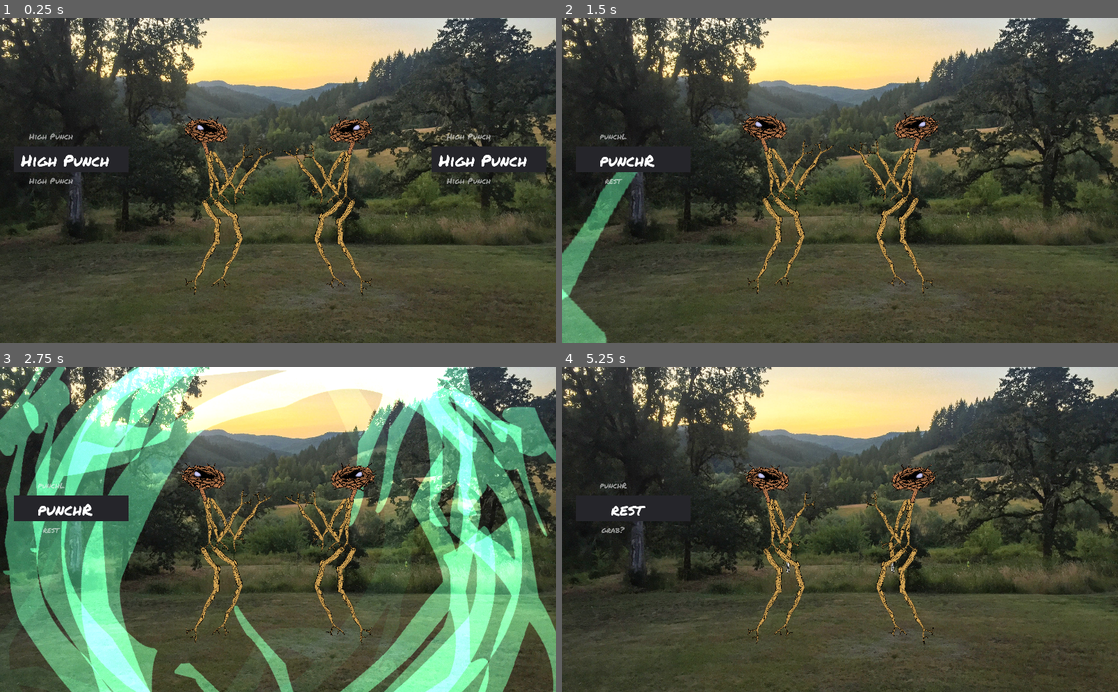
Above: before the commit, frames 1-4 (two rows, left to right).
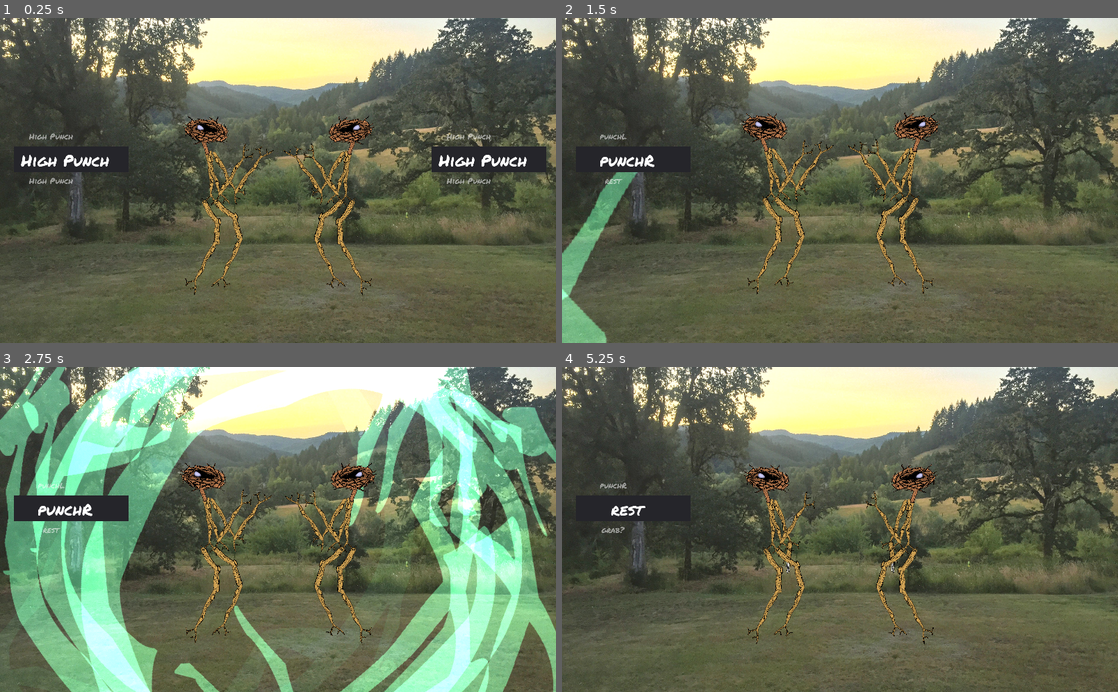
Above: after the commit, the same moments.

Repository: thesage1014/pigsSSJomt
Game: Godot game, scene res://sticky.tscn
Two runs of this game, one before a commit and one after it. Both use one fixed random seed, a clock stepped at 60 frames per second and the inputs below.
Inputs:
- Up to frame 1 (0.25 s): no input
- Up to frame 2 (1.5 s): tap Enter (ui_accept) at 0.5, 0.77 s; tap Left (p1_a) at 0.6 s; tap Up (p1_b) at 1.35 s
- Up to frame 3 (2.75 s): tap Enter (ui_accept) at 1.52 s; tap Down (p1_c) at 2.1 s
- Up to frame 4 (5.25 s): tap A (p2_a) at 2.85 s; tap Enter (ui_accept) at 3.02, 3.77, 4.52 s; tap E (p2_b) at 3.6 s; tap D (p2_c) at 4.35 s; tap Left (p1_a) at 5.1 s

The runs differ from the first frame. In frame 1, 58% of the frame differs, in the area x 0-100%, y 0-100%; in frame 2, 59%; in frame 3, 55%; in frame 4, 59%.

Commit message:
Background
separated bg into three channels to allow for chromatic aberration effect

Diff:
--- /dev/null
+++ b/background.gd
@@ -0,0 +1,15 @@
+extends Control
+
+# Declare member variables here. Examples:
+# var a = 2
+# var b = "text"
+onready var red
+onready var green
+onready var blue
+# Called when the node enters the scene tree for the first time.
+func _ready():
+	pass # Replace with function body.
+
+# Called every frame. 'delta' is the elapsed time since the previous frame.
+#func _process(delta):
+#	pass
--- /dev/null
+++ b/mat_canvas_addmode.tres
@@ -0,0 +1,5 @@
+[gd_resource type="CanvasItemMaterial" format=2]
+
+[resource]
+blend_mode = 1
+light_mode = 1
--- a/sticky.tscn
+++ b/sticky.tscn
@@ -1,10 +1,21 @@
-[gd_scene load_steps=9 format=2]
+[gd_scene load_steps=14 format=2]
 
-[ext_resource path="res://assets/bg.jpg" type="Texture" id=1]
-[ext_resource path="res://scripts/BattleTimer.gd" type="Script" id=2]
-[ext_resource path="res://assets/add.tres" type="Material" id=3]
-[ext_resource path="res://assets/circle.png" type="Texture" id=4]
-[ext_resource path="res://Fighter.tscn" type="PackedScene" id=5]
+[ext_resource path="res://background.gd" type="Script" id=1]
+[ext_resource path="res://mat_canvas_addmode.tres" type="Material" id=2]
+[ext_resource path="res://assets/bg.jpg" type="Texture" id=3]
+[ext_resource path="res://scripts/BattleTimer.gd" type="Script" id=4]
+[ext_resource path="res://assets/add.tres" type="Material" id=5]
+[ext_resource path="res://assets/circle.png" type="Texture" id=6]
+[ext_resource path="res://Fighter.tscn" type="PackedScene" id=7]
+
+[sub_resource type="CanvasItemMaterial" id=4]
+
+[sub_resource type="Gradient" id=5]
+offsets = PoolRealArray( 0, 0.258065, 0.516129, 0.793548, 1 )
+colors = PoolColorArray( 0, 0, 0, 1, 1, 1, 1, 1, 0.989662, 0.989662, 0.989662, 1, 1, 1, 1, 1, 0, 0, 0, 1 )
+
+[sub_resource type="GradientTexture" id=6]
+gradient = SubResource( 5 )
 
 [sub_resource type="DynamicFontData" id=1]
 font_path = "res://assets/AUTUMN.ttf"
@@ -26,17 +37,56 @@
 position = Vector2( 695.063, 493.638 )
 scale = Vector2( 0.5, 0.5 )
 
-[node name="bg" type="TextureRect" parent="."]
-margin_left = -1397.31
+[node name="background" type="Control" parent="."]
+margin_right = 40.0
+margin_bottom = 40.0
+script = ExtResource( 1 )
+
+[node name="bg" type="TextureRect" parent="background"]
+visible = false
+modulate = Color( 1, 1, 1, 0.396078 )
+self_modulate = Color( 1, 1, 1, 0.313726 )
+material = SubResource( 4 )
+margin_left = -1394.59
 margin_top = -1235.09
-margin_right = 663.691
+margin_right = 666.412
 margin_bottom = 310.913
-texture = ExtResource( 1 )
+texture = SubResource( 6 )
+expand = true
+
+[node name="bg_g" type="TextureRect" parent="background"]
+modulate = Color( 0, 1, 0, 1 )
+material = ExtResource( 2 )
+margin_left = -1394.59
+margin_top = -1235.09
+margin_right = 666.412
+margin_bottom = 310.913
+texture = ExtResource( 3 )
+expand = true
+
+[node name="bg_b" type="TextureRect" parent="background"]
+modulate = Color( 0, 0, 1, 1 )
+material = ExtResource( 2 )
+margin_left = -1394.59
+margin_top = -1235.09
+margin_right = 666.412
+margin_bottom = 310.913
+texture = ExtResource( 3 )
+expand = true
+
+[node name="bg_r" type="TextureRect" parent="background"]
+modulate = Color( 1, 0, 0, 1 )
+material = ExtResource( 2 )
+margin_left = -1394.59
+margin_top = -1235.09
+margin_right = 666.412
+margin_bottom = 310.913
+texture = ExtResource( 3 )
 expand = true
 
 [node name="Timer" type="Node2D" parent="."]
 position = Vector2( -361.108, -387.969 )
-script = ExtResource( 2 )
+script = ExtResource( 4 )
 
 [node name="Label" type="Label" parent="Timer"]
 visible = false
Binary file added: assets/bg_blue.png
Not shown, added: assets/bg_blue.png.import
Binary file added: assets/bg_green.png
Not shown, added: assets/bg_green.png.import
Binary file added: assets/bg_red.png
Not shown, added: assets/bg_red.png.import
Not shown: 2 places in sticky.tscn that only renumber resources
